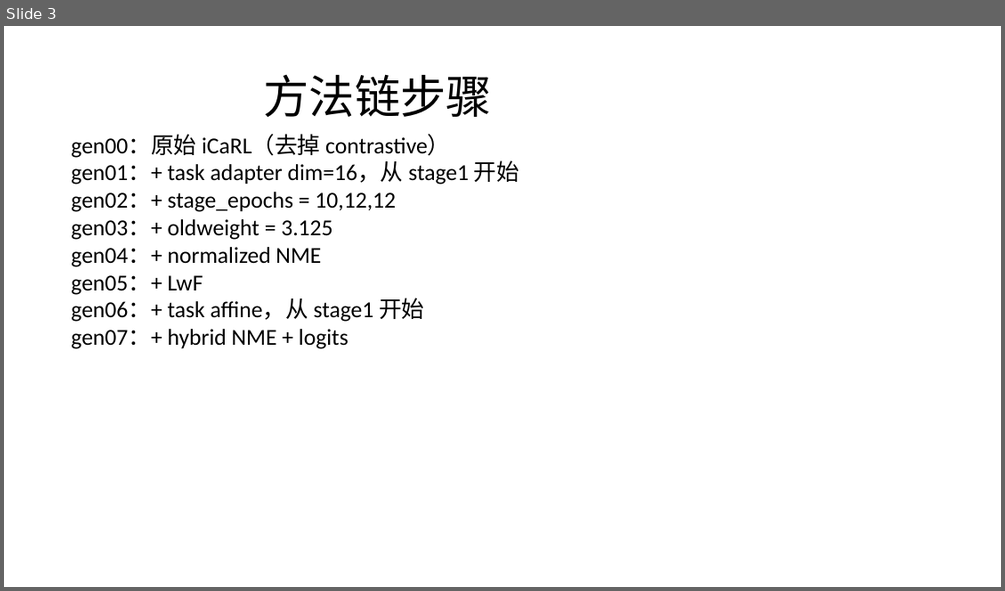
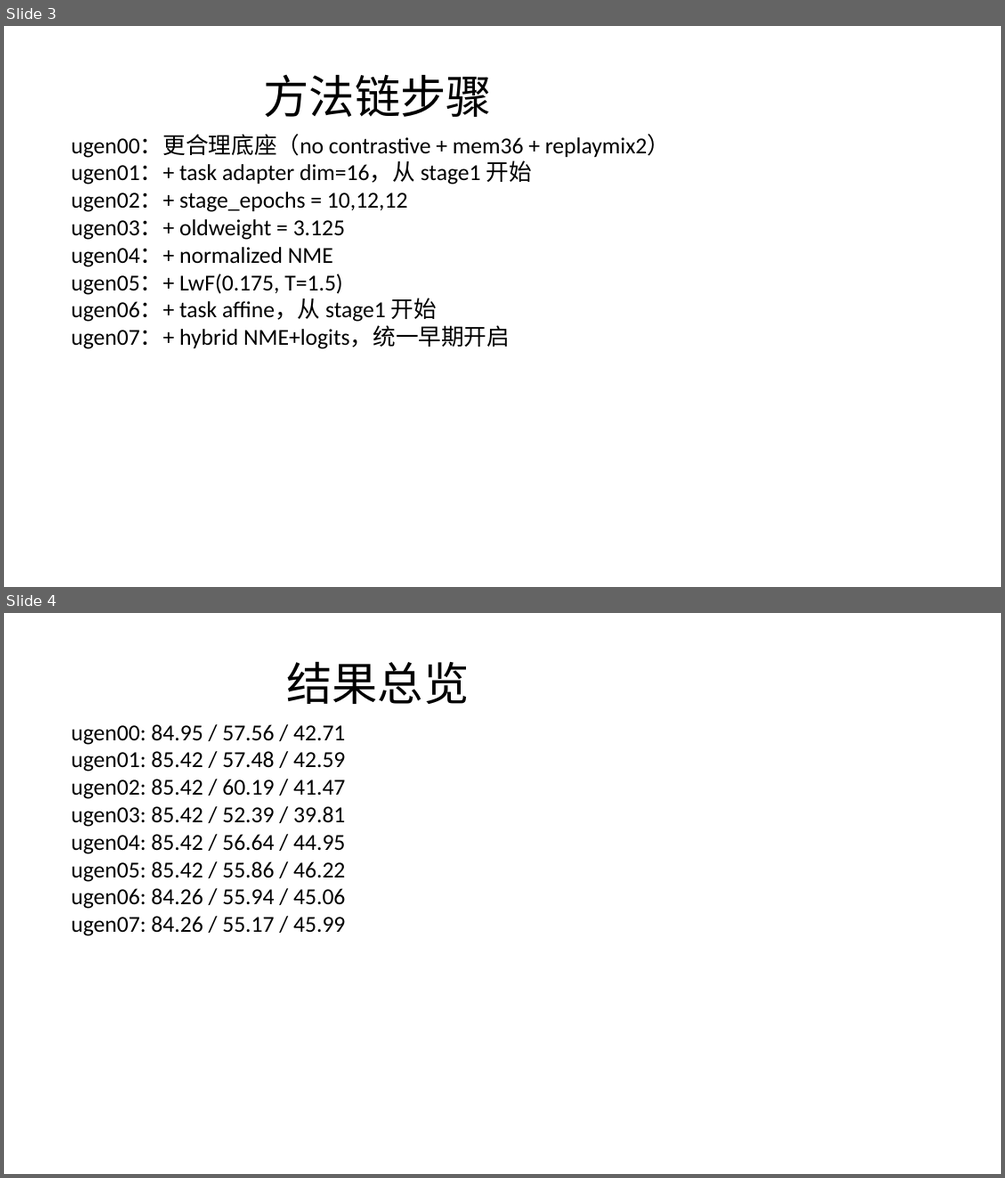
Before and after one commit to DevDreamerCB/iCaRL_codex, a slide deck: research/general_methods_chain_20260323_zh.pptx. Shown one above the other, each under a label of ours: slide 3 before the commit, slides 3 and 4 after it. The pictures are 1005x591 and 1005x1178 pixels, drawn with LibreOffice and Linux fonts; fonts in the diff are those of the drawing. Boxes give left, top, right and bottom in pixels: in the first picture for what was removed or moved away, otherwise in the second. Text is boxed around its words. In the diff, an @@ line names an element or a change of style, - is before the commit and + after.

Commit message:
Correct universal methods chain with replaymix base

```diff
--- a/research/general_methods_chain_20260323_zh.pptx
+++ b/research/general_methods_chain_20260323_zh.pptx
@@ slide 4 added at [4,613,1001,1174], background #FFFFFF @@
@@ title added at [286,661,469,704], 44 pt, text #000000 @@
+结果总览
@@ text added at [71,724,345,936], 22 pt, text #000000 @@
+ugen00: 84.95 / 57.56 / 42.71
+ugen01: 85.42 / 57.48 / 42.59
+ugen02: 85.42 / 60.19 / 41.47
+ugen03: 85.42 / 52.39 / 39.81
+ugen04: 85.42 / 56.64 / 44.95
+ugen05: 85.42 / 55.86 / 46.22
+ugen06: 84.26 / 55.94 / 45.06
+ugen07: 84.26 / 55.17 / 45.99
@@ slide 3 changed as well @@
@@ text at [71,135,670,349]: text changed @@
-gen00：原始 iCaRL（去掉 contrastive）
-gen01：+ task adapter dim=16，从 stage1 开始
-gen02：+ stage_epochs = 10,12,12
-gen03：+ oldweight = 3.125
-gen04：+ normalized NME
-gen05：+ LwF
-gen06：+ task affine，从 stage1 开始
-gen07：+ hybrid NME + logits
+ugen00：更合理底座（no contrastive + mem36 + replaymix2）
+ugen01：+ task adapter dim=16，从 stage1 开始
+ugen02：+ stage_epochs = 10,12,12
+ugen03：+ oldweight = 3.125
+ugen04：+ normalized NME
+ugen05：+ LwF(0.175, T=1.5)
+ugen06：+ task affine，从 stage1 开始
+ugen07：+ hybrid NME+logits，统一早期开启
```
Also in this commit, not shown: 2 other slides changed, 8 other slides added, 8 slides removed, 6 other files.
